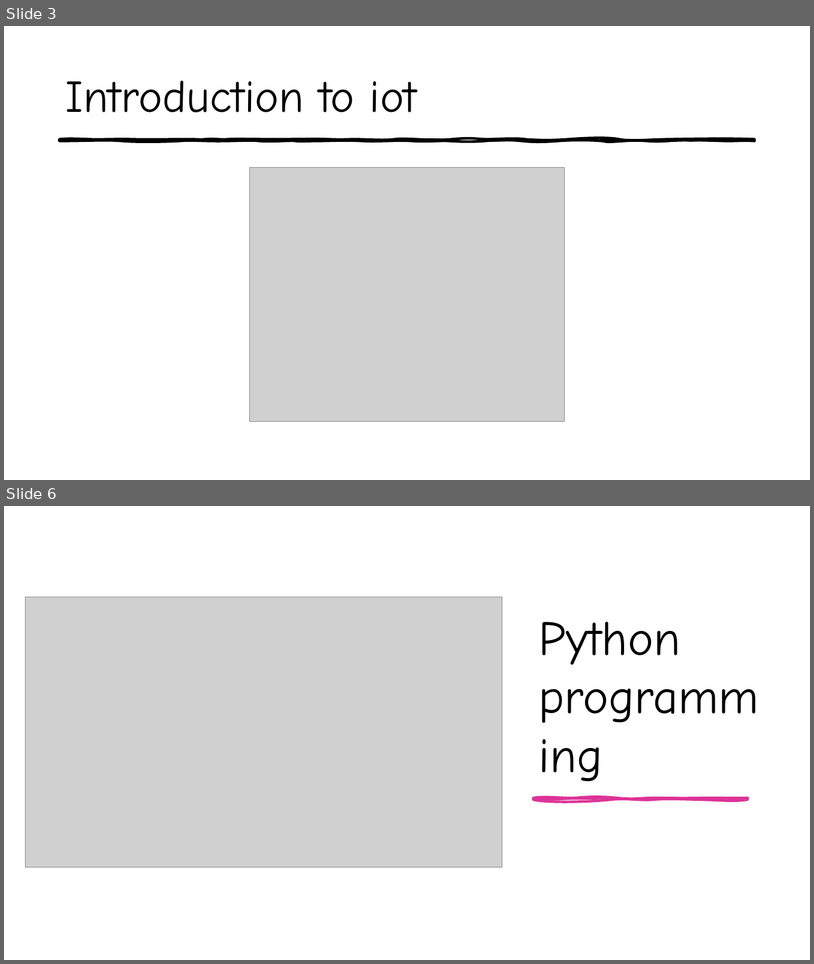
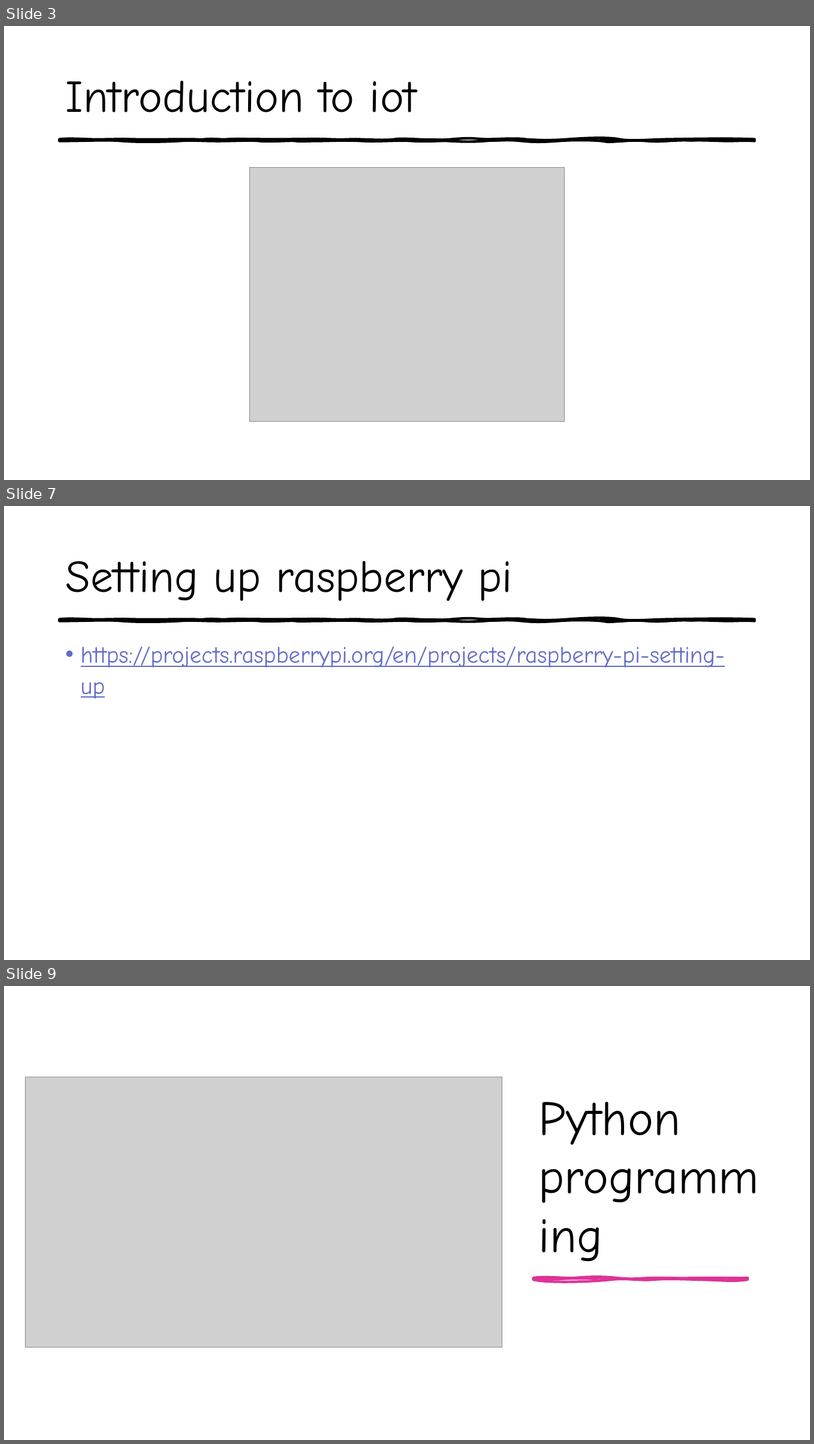
Before and after one commit to aswinpchn/Task, a slide deck: LEDController Raspberry Pi/Build your own smart device.pptx. Shown one above the other, each under a label of ours: slides 3 and 6 before the commit, slides 3, 7 and 9 after it; the slides between them are not shown. The pictures are 814x964 and 814x1444 pixels, drawn with LibreOffice and Linux fonts; fonts in the diff are those of the drawing; grey boxes stand for pictures. Boxes give left, top, right and bottom in pixels: in the first picture for what was removed or moved away, otherwise in the second. Text is boxed around its words. In the diff, an @@ line names an element or a change of style, - is before the commit and + after.

```diff
--- a/LEDController Raspberry Pi/Build your own smart device.pptx
+++ b/LEDController Raspberry Pi/Build your own smart device.pptx
@@ slide 7 added at <box>4,506,810,960</box>, background #FFFFFF; not listed: 1 template element that a slide beside it also shows @@
@@ title added at <box>65,561,512,601</box>, 54 pt, text #000000 @@
+Setting up raspberry pi
@@ text added at <box>81,646,725,699</box>, 28 pt, text #616BCA, underline @@
+• https://projects.raspberrypi.org/en/projects/raspberry-pi-setting-up
@@ what was slide 6 is now slide 9 @@
```
Also in this commit, not shown: 5 slides changed, 6 other slides added, 1 slide removed, 2 other files.
